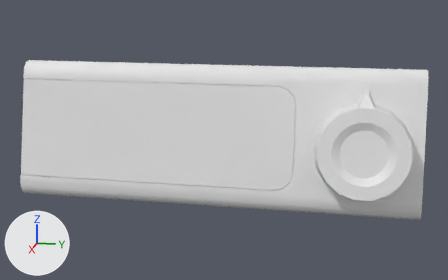
Two versions of the FBX model The Outer Frame/Assets/Models/clock-model.fbx, one commit apart.
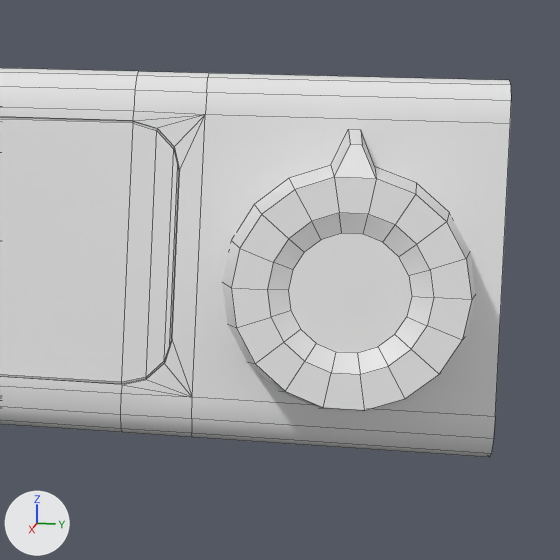
Old and new are each drawn whole from a camera (50 mm lens) standing at (0.3171, 0.0639, 0.1059) and looking at (0.0077, 0.002, 0.0286) and again close up on the part from 50% to 100% of the width and 13% to 93% of the height. Arrows for +X, +Y and +Z are at lower left; the lights stay in place. The close-ups show mesh edges as thin lines.

In view in the first close-up: 'clock', 'clock dial', 'clock glass'.
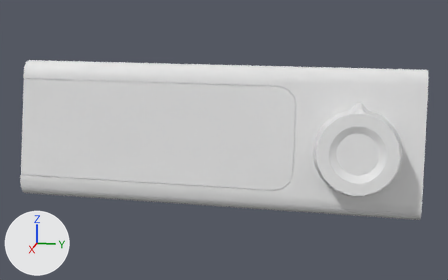
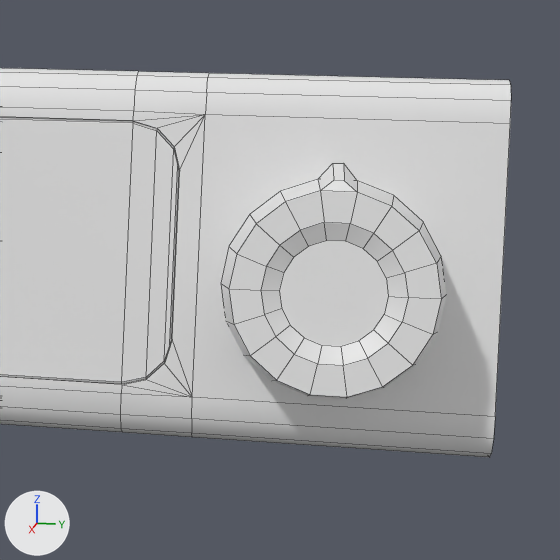
Where the change shows, as pixel boxes [x1, y1, x2, y2] in the close-ups (560 x 560 px):
'clock dial', moved, rescaled (11% narrower, 17% shorter)
    before: [222, 129, 476, 411]
    after: [221, 163, 446, 398]

The change, as a diff of the scene's bpy script:
```diff
--- a/The Outer Frame/Assets/Models/clock-model.fbx.py
+++ b/The Outer Frame/Assets/Models/clock-model.fbx.py
@@ ob_clock_dial @@
 ob_clock_dial = bpy.data.objects.new('clock dial', me_circle_003)
-ob_clock_dial.location = (0.0507, 0.0719, 0.034)
+ob_clock_dial.location = (0.0507, 0.0694, 0.034)
+ob_clock_dial.scale = (0.892, 0.892, 0.892)
```
